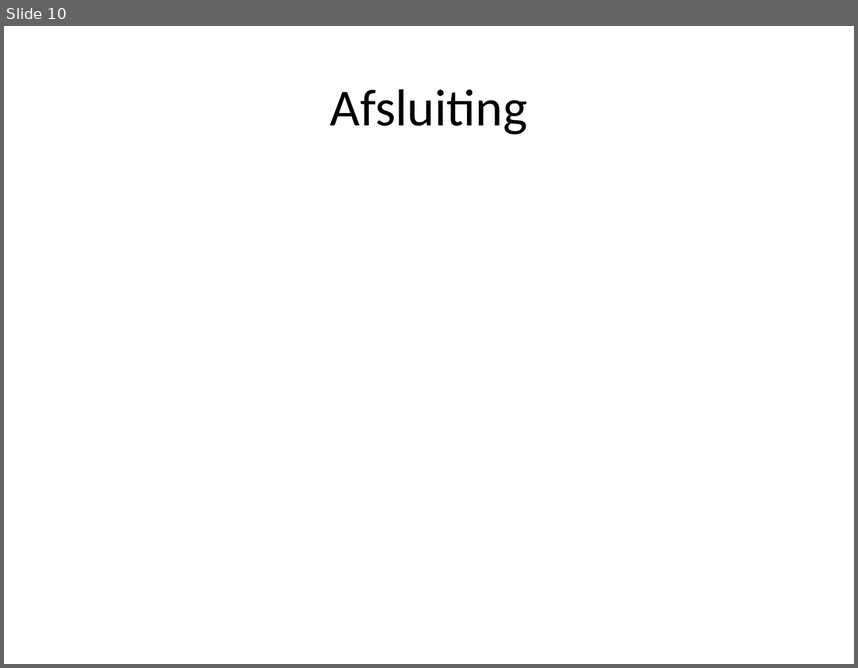
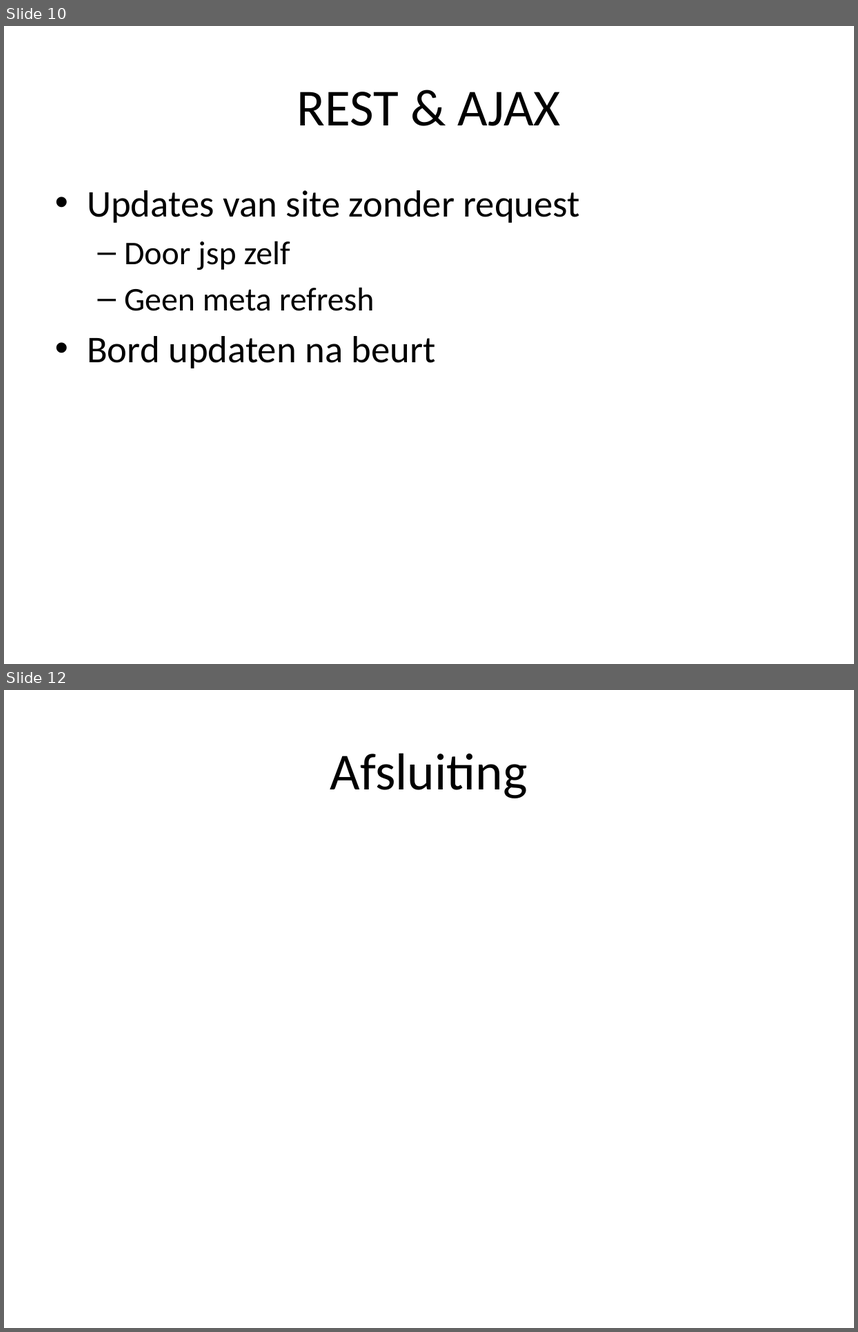
Before and after one commit to kevinrijs/ZeeSlagOnline, a slide deck: ZeeslagPresentatie.pptx. Shown one above the other, each under a label of ours: slide 10 before the commit, slides 10 and 12 after it; the slides between them are not shown. The pictures are 858x668 and 858x1332 pixels, drawn with LibreOffice and Linux fonts; fonts in the diff are those of the drawing. Boxes give left, top, right and bottom in pixels: in the first picture for what was removed or moved away, otherwise in the second. Text is boxed around its words. In the diff, an @@ line names an element or a change of style, - is before the commit and + after.

```diff
--- a/ZeeslagPresentatie.pptx
+++ b/ZeeslagPresentatie.pptx
@@ slide 10 added at <box>4,26,854,664</box>, background #FFFFFF @@
@@ title added at <box>297,92,561,126</box>, 44 pt, text #000000 @@
+REST & AJAX
@@ text added at <box>87,190,579,368</box>, 32 pt, text #000000 @@
+• Updates van site zonder request
+  – Door jsp zelf
+  – Geen meta refresh
+• Bord updaten na beurt
@@ what was slide 10 is now slide 12 @@
```
Also in this commit, not shown: 4 slides changed, 6 other slides added, 5 slides removed.
